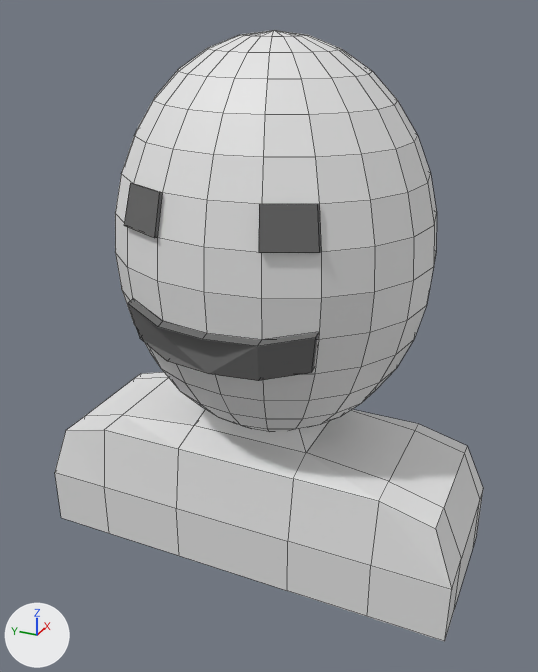
Renders of the Blender file Assets/Models/person.blend from each side of a commit.
Both versions are drawn from a 50 mm camera at (-0.951, -0.135, 0.368) aimed at (-0.654, -0.002, 0.219). The lights are fixed; the arrows at lower left show +X, +Y and +Z. Mesh edges are drawn as thin lines.

The first picture shows 'Exes', 'Mouth', 'Person'.
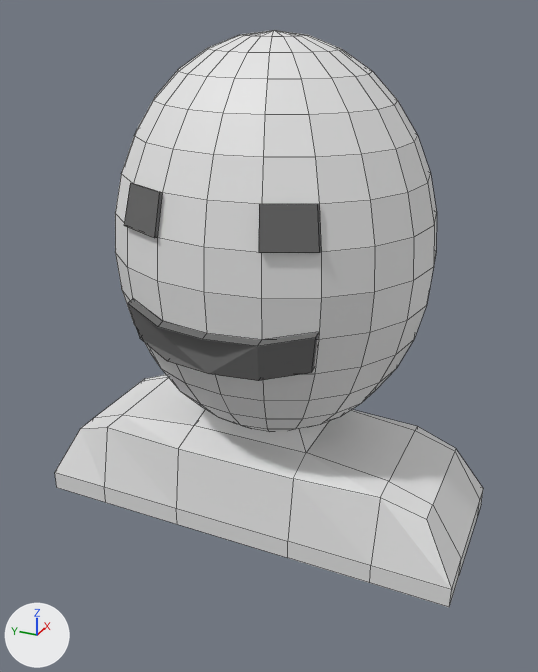
Commit message: adjust the person model slightly

What changed in the scene script:
```text
Change me_torso:
    where me_torso.from_pydata(...)  # 374 vertices, 387 faces; spans x -1.34..-0.07, y -1.0..1.0, z 0.42..2.77
    used by ob_person; location = (-0.7219, -0.0002, 0.0632); rotation_euler = (0.0, 0.0, -3.142), in degrees (0, 0, -180); scale = (0.105, 0.105, 0.105)
    me_torso part 1: all 24 vertices in x -1.0..-0.25, y -1.0..1.0, z 0.42 are moved by (0.0, 0.0, 0.19)
    me_torso part 2
    me_torso.vertices[4].co: (-0.3, 0.9, 0.94) -> (-0.34, 0.86, 0.94)  # pixel (435, 529) -> pixel (426, 519)
    me_torso.vertices[7].co: (-0.97, 0.9, 0.94) -> (-0.92, 0.86, 0.94)  # pixel (467, 445) -> pixel (455, 448)
    me_torso.vertices[13].co: (-0.97, 0.66, 1.0) -> (-0.95, 0.66, 1.0)  # pixel (418, 423) -> pixel (417, 426)
    me_torso.vertices[15].co: (-0.3, 0.66, 1.0) -> (-0.32, 0.66, 1.0)  # pixel (378, 501) -> pixel (380, 497)
    me_torso.vertices[38].co: (-0.9, 0.9, 0.94) -> (-0.9, 0.86, 0.94)  # pixel (464, 453) -> pixel (454, 451)
    me_torso.vertices[56].co: (-0.45, 0.9, 0.94) -> (-0.45, 0.86, 0.94)  # pixel (443, 507) -> pixel (432, 504)
    me_torso part 3
    me_torso.vertices[5].co: (-0.3, -0.94, 0.93) -> (-0.34, -0.88, 0.93)  # pixel (65, 430) -> pixel (80, 428)
    me_torso.vertices[6].co: (-0.97, -0.94, 0.93) -> (-0.93, -0.88, 0.93)  # pixel (140, 373) -> pixel (144, 378)
    me_torso.vertices[10].co: (-0.3, -0.7, 1.0) -> (-0.32, -0.7, 1.0)  # pixel (104, 429) -> pixel (107, 427)
    me_torso.vertices[11].co: (-0.97, -0.7, 1.0) -> (-0.95, -0.7, 1.0)
    me_torso.vertices[39].co: (-0.9, -0.94, 0.93) -> (-0.9, -0.88, 0.93)  # pixel (133, 378) -> pixel (142, 380)
    me_torso.vertices[57].co: (-0.45, -0.94, 0.93) -> (-0.45, -0.88, 0.93)  # pixel (84, 416) -> pixel (93, 418)
```

Where the change shows, as pixel boxes (x1, y1, x2, y2) in the pictures (538 x 672 px; the box of a moved part takes in the faces that stretch with it):
'Person', reshaped
    before: (55, 30, 483, 642)
    after: (55, 30, 483, 607)
part 1 of me_torso, moved or reshaped
    before: (55, 472, 483, 642)
    after: (55, 472, 483, 607)
part 2 of me_torso, moved or reshaped
    before: (288, 409, 483, 590)
    after: (288, 410, 483, 590)
part 3 of me_torso, moved or reshaped
    before: (55, 372, 194, 508)
    after: (55, 375, 194, 508)
